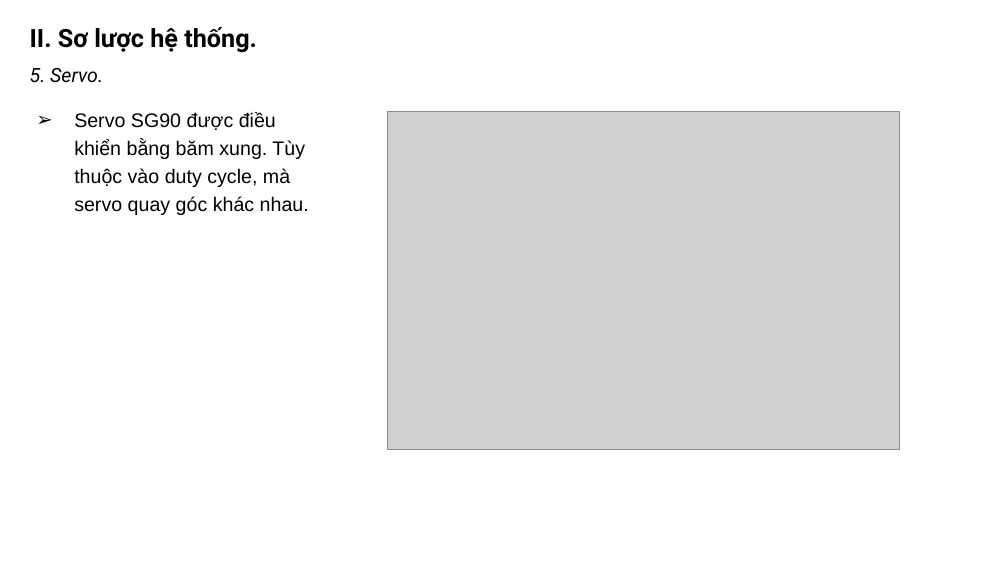
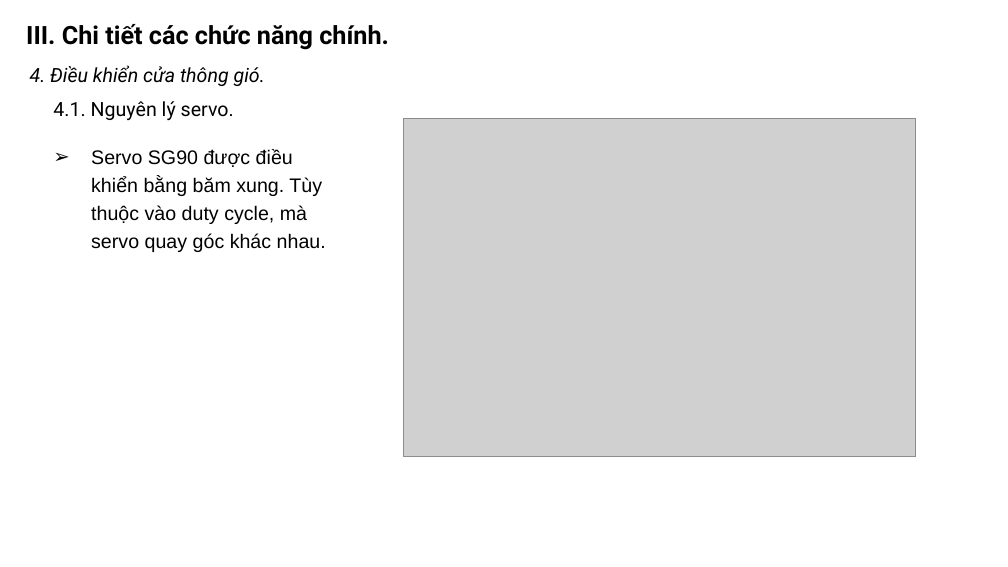
Before and after one commit to khanhnm08/HK_Egg_Incubator, a slide deck: slide 15 of Slide bao cao.pptx (slide 9 before the commit). Drawn at 1008x567 pixels with LibreOffice and Linux fonts; fonts in the diff are those of the drawing; grey boxes stand for pictures. Boxes give left, top, right and bottom in pixels: in the first picture for what was removed or moved away, otherwise in the second. Text is boxed around its words. In the diff, an @@ line names an element or a change of style, - is before the commit and + after.

```diff
--- a/Slide bao cao.pptx
+++ b/Slide bao cao.pptx
@@ text added at bbox=[26, 24, 389, 50], 18 pt, text #000000, bold @@
+III. Chi tiết các chức năng chính.
@@ text removed at bbox=[30, 27, 257, 53] @@
-II. Sơ lược hệ thống.
@@ text at bbox=[30, 65, 265, 86]: text changed @@
-5. Servo.
+4. Điều khiển cửa thông gió.
@@ text added at bbox=[53, 101, 234, 121], 14 pt, text #000000 @@
+4.1. Nguyên lý servo.
@@ picture: place and size @@
-picture at bbox=[387, 111, 899, 450]
+picture at bbox=[404, 118, 916, 457]
@@ text "Servo SG90 được điều khiển ...": place and size @@
-text "Servo SG90 được điều khiển ..." at bbox=[74, 112, 309, 215]
+text "Servo SG90 được điều khiển ..." at bbox=[91, 149, 326, 252]
```
Also in this commit, not shown: 11 other slides changed, 1 slide added.
